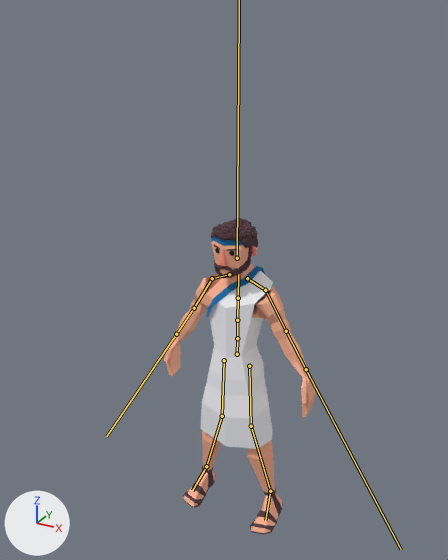
The glTF model models/units/villager.glb, before and after one commit.
Rendered twice from a 50 mm camera at (1.45, -2.79, 1.86) aimed at (-0.09, -0.01, 0.47). The lights are fixed; the arrows at lower left show +X, +Y and +Z. The first picture is the older version. The bones that change are drawn over the model as lines.
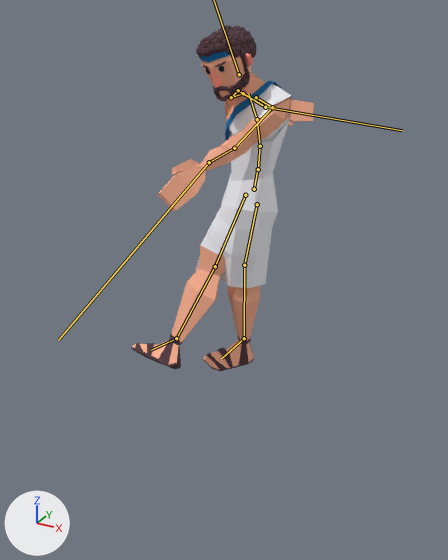
The newer file adds an action. The first version stands in its rest pose; the second is drawn at frame 21 of the action '🧍 Postura Base (Repouso)'.

What differs and where, as boxes (x1, y1, x2, y2) in the pictures (448 x 560 px):
'Object_39', posed (33% wider, 14% taller)
    before: (201, 270, 273, 449)
    after: (196, 83, 292, 288)
'Object_42', posed (19% wider, 7% taller)
    before: (164, 240, 317, 533)
    after: (132, 55, 314, 370)
'Object_41', posed (25% wider, 9% taller)
    before: (183, 218, 283, 534)
    after: (131, 25, 256, 371)
'Object_40', posed
    before: (206, 266, 265, 318)
    after: (225, 81, 283, 141)
'Object_43', posed
    before: (220, 246, 257, 266)
    after: (210, 53, 253, 88)
'Object_38', posed
    before: (212, 237, 242, 246)
    after: (201, 51, 229, 63)
'Object_44', posed
    before: (215, 248, 234, 256)
    after: (206, 66, 224, 74)
bone 'mixamorig:Hips_01', root to tip
    before: (237, 354) to (237, 339)
    after: (254, 189) to (257, 170)
bone 'mixamorig:Spine_02', root to tip
    before: (237, 338) to (237, 320)
    after: (258, 169) to (260, 146)
bone 'mixamorig:Spine1_03', root to tip
    before: (237, 320) to (238, 298)
    after: (260, 146) to (257, 119)
bone 'mixamorig:Spine2_04', root to tip
    before: (238, 298) to (238, 274)
    after: (257, 119) to (248, 93)
bone 'mixamorig:LeftShoulder_08', root to tip
    before: (247, 278) to (265, 290)
    after: (256, 97) to (272, 107)
bone 'mixamorig:LeftArm_09', root to tip
    before: (265, 290) to (286, 331)
    after: (272, 107) to (234, 148)
bone 'mixamorig:LeftForeArm_010', root to tip
    before: (286, 331) to (306, 369)
    after: (234, 148) to (209, 162)
bone 'mixamorig:LeftHand_011', root to tip
    before: (306, 369) to (401, 549)
    after: (209, 162) to (58, 340)
bone 'mixamorig:RightShoulder_012', root to tip
    before: (229, 274) to (212, 278)
    after: (243, 93) to (231, 97)
bone 'mixamorig:RightArm_013', root to tip
    before: (212, 278) to (194, 308)
    after: (231, 97) to (238, 90)
bone 'mixamorig:RightForeArm_014', root to tip
    before: (194, 308) to (176, 334)
    after: (238, 90) to (265, 107)
bone 'mixamorig:RightHand_015', root to tip
    before: (176, 334) to (106, 436)
    after: (265, 107) to (402, 130)
bone 'mixamorig:LeftUpLeg_016', root to tip
    before: (249, 366) to (251, 426)
    after: (257, 204) to (244, 265)
bone 'mixamorig:LeftLeg_017', root to tip
    before: (251, 426) to (270, 491)
    after: (244, 265) to (244, 338)
bone 'mixamorig:LeftFoot_018', root to tip
    before: (270, 491) to (265, 520)
    after: (244, 338) to (221, 358)
bone 'mixamorig:RightUpLeg_021', root to tip
    before: (224, 360) to (222, 416)
    after: (245, 195) to (215, 266)
bone 'mixamorig:RightLeg_022', root to tip
    before: (222, 416) to (206, 466)
    after: (215, 266) to (176, 338)
bone 'mixamorig:RightFoot_023', root to tip
    before: (206, 466) to (192, 490)
    after: (176, 338) to (151, 350)

What the commit changed:
Bone 'mixamorig:Hips_01' (bone_mixamorig_hips_01) moves from (0.0, 0.0, 0.0) to (7.3, 98.8, -3.3).
Bone 'mixamorig:Hips_01' (bone_mixamorig_hips_01) turns from (0, 0, 0) to (-8, -47, -1) degrees about its own x, y and z.
Bone 'mixamorig:Spine_02' (bone_mixamorig_spine_02) turns from (0, 0, 0) to (7, 5, 0) degrees about its own x, y and z.
Bone 'mixamorig:Spine1_03' (bone_mixamorig_spine1_03) turns from (0, 0, 0) to (13, 7, -1) degrees about its own x, y and z.
Bone 'mixamorig:Spine2_04' (bone_mixamorig_spine2_04) turns from (0, 0, 0) to (13, 7, -1) degrees about its own x, y and z.
Bone 'mixamorig:Head_06' (bone_mixamorig_head_06) turns from (0, 0, 0) to (-2, 18, 6) degrees about its own x, y and z.
Bone 'mixamorig:LeftShoulder_08' (bone_mixamorig_leftshoulder_08) turns from (0, 0, 0) to (-11, 2, 2) degrees about its own x, y and z.
Bone 'mixamorig:LeftArm_09' (bone_mixamorig_leftarm_09) turns from (0, 0, 0) to (20, -19, 73) degrees about its own x, y and z.
Bone 'mixamorig:LeftForeArm_010' (bone_mixamorig_leftforearm_010) turns from (0, 0, 0) to (-48, 6, 25) degrees about its own x, y and z.
Bone 'mixamorig:LeftHand_011' (bone_mixamorig_lefthand_011) turns from (0, 0, 0) to (-3, 15, -12) degrees about its own x, y and z.
Bone 'mixamorig:RightShoulder_012' (bone_mixamorig_rightshoulder_012) turns from (0, 0, 0) to (-3, -8, -3) degrees about its own x, y and z.
Bone 'mixamorig:RightArm_013' (bone_mixamorig_rightarm_013) turns from (0, 0, 0) to (-21, -11, 47) degrees about its own x, y and z.
Bone 'mixamorig:RightForeArm_014' (bone_mixamorig_rightforearm_014) turns from (0, 0, 0) to (44, -2, -23) degrees about its own x, y and z.
Bone 'mixamorig:RightHand_015' (bone_mixamorig_righthand_015) turns from (0, 0, 0) to (10, -6, 13) degrees about its own x, y and z.
Bone 'mixamorig:LeftUpLeg_016' (bone_mixamorig_leftupleg_016) turns from (0, 0, 0) to (-6, -11, -21) degrees about its own x, y and z.
Bone 'mixamorig:LeftLeg_017' (bone_mixamorig_leftleg_017) turns from (0, 0, 0) to (1, 9, 4) degrees about its own x, y and z.
Bone 'mixamorig:LeftFoot_018' (bone_mixamorig_leftfoot_018) turns from (0, 0, 0) to (7, -7, 12) degrees about its own x, y and z.
Bone 'mixamorig:RightUpLeg_021' (bone_mixamorig_rightupleg_021) turns from (0, 0, 0) to (22, 22, 26) degrees about its own x, y and z.
Bone 'mixamorig:RightLeg_022' (bone_mixamorig_rightleg_022) turns from (0, 0, 0) to (8, 11, -2) degrees about its own x, y and z.
Bone 'mixamorig:RightFoot_023' (bone_mixamorig_rightfoot_023) turns from (0, 0, 0) to (-17, 17, 0) degrees about its own x, y and z.
